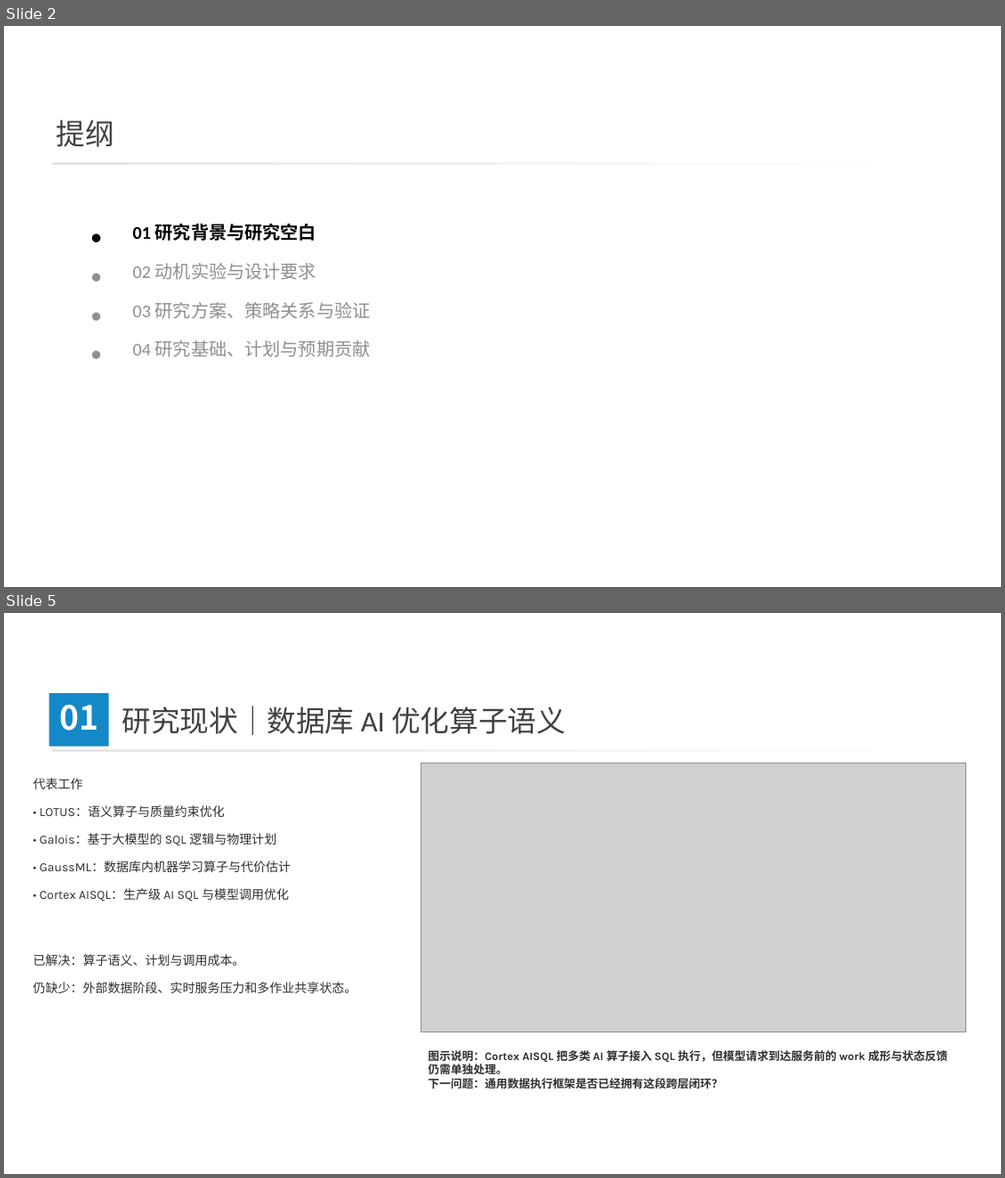
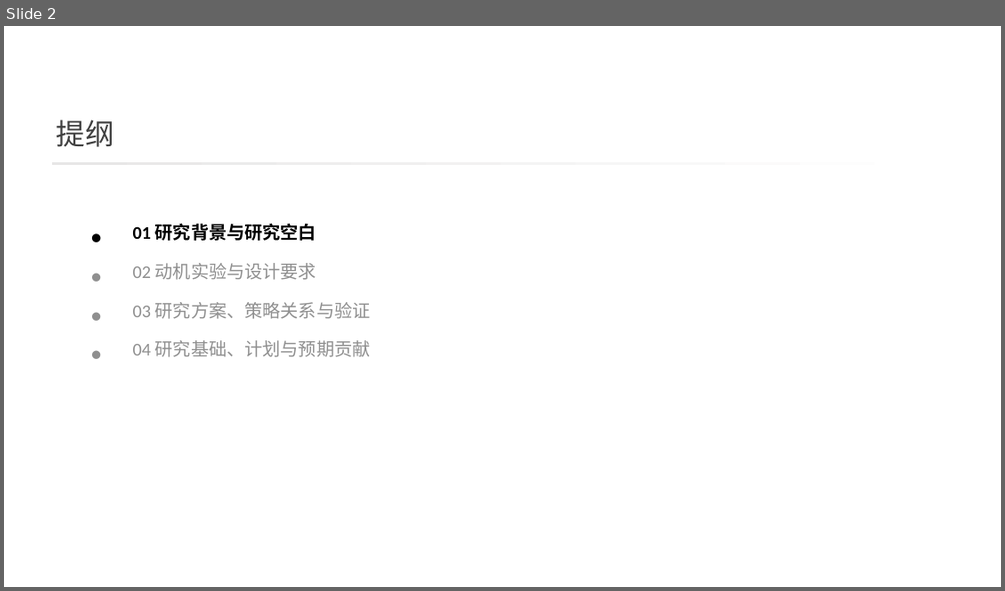
Before and after one commit to 3444374/ai-operator-execution-optimization, a slide deck: opening/slides/opening_defense_20260812_v9.pptx. Shown one above the other, each under a label of ours: slides 2 and 5 before the commit, slide 2 after it; the slides between them are not shown. The pictures are 1005x1178 and 1005x591 pixels, drawn with LibreOffice and Linux fonts; fonts in the diff are those of the drawing; grey boxes stand for pictures; background and template pictures are left out. Boxes give left, top, right and bottom in pixels: in the first picture for what was removed or moved away, otherwise in the second. Text is boxed around its words. In the diff, an @@ line names an element or a change of style, - is before the commit and + after.

```diff
--- a/opening/slides/opening_defense_20260812_v9.pptx
+++ b/opening/slides/opening_defense_20260812_v9.pptx
@@ slide 5 removed at (4,613,1001,1174), background picture (left out); not listed: 1 template element that a slide beside it also shows @@
@@ title removed at (48,693,109,747) @@
-01
@@ text removed at (122,706,566,735) @@
-研究现状｜数据库 AI 优化算子语义
@@ picture removed at (421,763,966,1032) @@
@@ text removed at (33,778,357,993) @@
-代表工作
-• LOTUS：语义算子与质量约束优化
-• Galois：基于大模型的 SQL 逻辑与物理计划
-• GaussML：数据库内机器学习算子与代价估计
-• Cortex AISQL：生产级 AI SQL 与模型调用优化
-已解决：算子语义、计划与调用成本。
-仍缺少：外部数据阶段、实时服务压力和多作业共享状态。
@@ text removed at (428,1050,947,1088) @@
-图示说明：Cortex AISQL 把多类 AI 算子接入 SQL 执行，但模型请求到达服务前的 work 成形与状态反馈仍需单独处理。
-下一问题：通用数据执行框架是否已经拥有这段跨层闭环？
```
Also in this commit, not shown: 22 slides changed, 1 slide added, 5 other slides removed, 7 other files.
